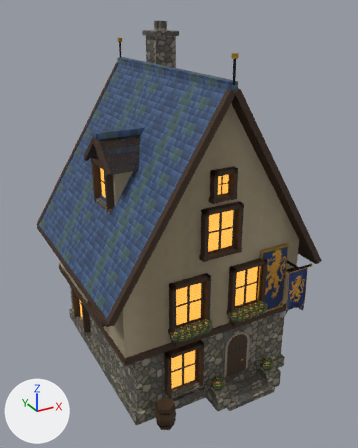
Before and after pictures for a commit that changed the glTF model assets/card2/bld_house2_card2_lod1.glb.
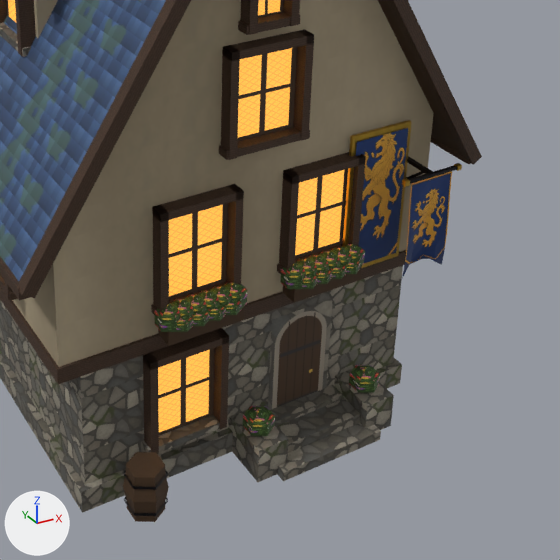
Each version appears first whole from a camera (50 mm lens) standing at (-8.48, -16.34, 13.74) and looking at (0.12, -0.7, 5.93), and next in a close-up on the part from 27% to 100% of the width and 42% to 100% of the height. Lighting does not change. The marker at lower left points along +X, +Y and +Z. The older version's two pictures come first. Vertices at exactly the same position are counted once.

The first close-up shows 'bld_house2_card2'.
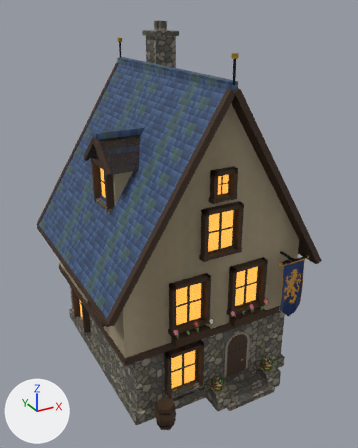
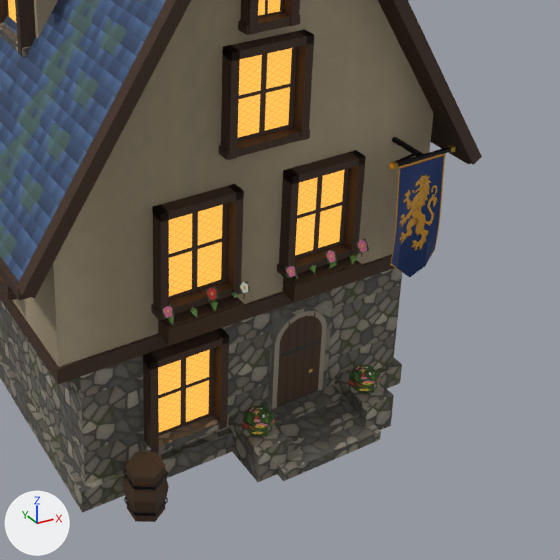
Pixel boxes [x1, y1, x2, y2] of what changed, in the close-ups (560 x 560 px; the box of a moved part takes in the faces that stretch with it):
part 1 of me_bld_house2_card2, moved or reshaped (not visible afterwards): before [406, 171, 424, 179]
part 2 of me_bld_house2_card2, moved or reshaped (not visible afterwards): before [408, 165, 457, 184]
part 3 of me_bld_house2_card2, moved or reshaped: before [407, 156, 434, 174]; after [392, 137, 425, 156]
part 4 of me_bld_house2_card2, added: after [395, 154, 415, 162]
part 5 of me_bld_house2_card2, added: after [396, 147, 451, 167]
part 6 of me_bld_house2_card2, moved or reshaped: before [402, 178, 410, 187]; after [390, 161, 398, 170]
part 7 of me_bld_house2_card2, moved or reshaped: before [454, 163, 462, 171]; after [448, 145, 455, 153]
part 8 of me_bld_house2_card2, rebuilt (12% wider, 16% taller): before [402, 171, 452, 278]; after [390, 153, 446, 277]
part 9 of me_bld_house2_card2, deleted: before [342, 120, 412, 268]
part 10 of me_bld_house2_card2, deleted: before [356, 128, 408, 263]
part 11 of me_bld_house2_card2, cut back: before [155, 244, 365, 332]; after [161, 239, 369, 327]
part 12 of me_bld_house2_card2, surface changed: [243, 365, 380, 436] in both

The change, as a diff of the scene's bpy script:
```diff
--- a/assets/card2/bld_house2_card2_lod1.glb.py
+++ b/assets/card2/bld_house2_card2_lod1.glb.py
@@ me_bld_house2_card2 @@
 # used by ob_bld_house2_card2; location = (0.0, 0.0, 0.0)
-me_bld_house2_card2.from_pydata(...)  # 2445 vertices, 3981 faces; spans x -4.32..4.32, y -4.9..4.31, z 0.0..13.21
+me_bld_house2_card2.from_pydata(...)  # 2137 vertices, 3283 faces; spans x -4.32..4.32, y -4.9..4.31, z 0.0..13.21
+# me_bld_house2_card2 part 1: the loose piece of 8 vertices spanning x 2.97..3.03, y -4.37..-3.73, z 4.48..5.02 is turned 134.9 degrees about the x axis through its middle and scaled by 0.253, then moved by (-2.5, -0.02, -1.26)
+# me_bld_house2_card2 part 2: the loose piece of 8 vertices spanning x 2.47..3.53, y -4.53..-4.47, z 4.97..5.03 is multiplied about its middle by the matrix ((0.0, 0.185, 0.0), (0.017, 0.0, -0.184), (-0.184, 0.0, -0.017)), then moved by (-1.65, 0.47, -1.51)
+# me_bld_house2_card2 part 3: the loose piece of 16 vertices spanning x 2.96..3.04, y -4.5..-3.75, z 4.97..5.03 is moved by (-0.25, 0.0, 0.4)
+# me_bld_house2_card2 part 4: the loose piece of 8 vertices spanning x 2.97..3.03, y -4.37..-3.73, z 4.48..5.02 is copied, and the copy is moved by (-0.25, 0.0, 0.4); it spans x 2.72..2.78, y -4.37..-3.73, z 4.88..5.42
+# me_bld_house2_card2 part 5: a new loose piece, a box spanning x 2.17..3.33, y -4.53..-4.47, z 5.37..5.43, in mat_card2_shared
+# me_bld_house2_card2 part 6: the loose piece of 16 vertices spanning x 2.38..2.47, y -4.55..-4.45, z 4.95..5.05 is moved by (-0.3, 0.0, 0.4)
+# me_bld_house2_card2 part 7: the loose piece of 16 vertices spanning x 3.53..3.62, y -4.55..-4.45, z 4.95..5.05 is moved by (-0.2, 0.0, 0.4)
+# me_bld_house2_card2 part 8: the loose piece of 45 vertices spanning x 2.55..3.45, y -4.58..-4.42, z 3.06..4.96 is rebuilt with 45 vertices and now spans x 2.25..3.25, y -4.58..-4.42, z 3.01..5.36
+# me_bld_house2_card2 part 9: the loose piece of 184 vertices spanning x 1.73..2.97, y -3.9..-3.84, z 3.05..5.75 is deleted
+# me_bld_house2_card2 part 10: the loose piece of 4 vertices spanning x 1.8..2.9, y -3.92, z 3.15..5.65 is deleted
+# me_bld_house2_card2 part 11: 256 vertices removed from x -2.0..2.0, y -4.34..-3.78, z 3.2..3.72; 104 vertices added at x -1.94..2.03, y -4.2..-3.87, z 3.38..3.8
+# me_bld_house2_card2 part 12: 48 kept faces spanning x -0.39..2.39, y -4.51..-3.95, z 0.63..1.07 get new texture (UV) coordinates
+# other edits to the shape of me_bld_house2_card2 do not show in these pictures
 me_bld_house2_card2.materials.append(mat_card2_shared)
```
